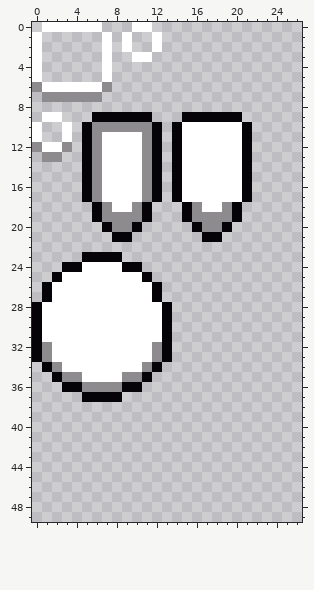
Pixel-art file -- assets/art/ui/ui.aseprite. This is how it looked before the edit.
64x64 pixels, 1 frame. Shown: x 0..26, y 0..49.
And afterwards:
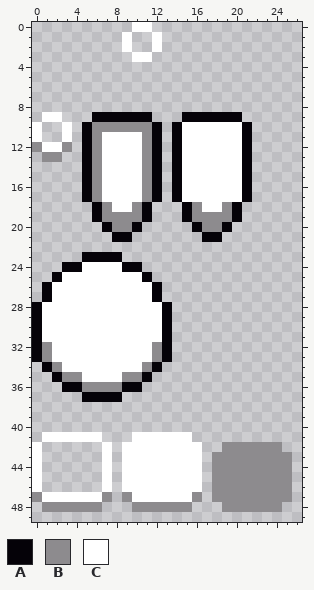
Palette (. is transparent): A #050208  B #8d8b8e  C #ffffff
What changed:
Layer "button":
Colour B is added in row 42 at x 19 to 24; in rows 43 to 46 at x 18 to 25; in row 47 at x 0, 7, 9, 16 and 18 to 25; in row 48 at x 1 to 6, 10 to 15 and 19 to 24.
Colour C is added in row 41 at x 1 to 6 and 10 to 15; in rows 42 to 46 at x 0, 7 and 9 to 16; in row 47 at x 1 to 6 and 10 to 15.
Colour B is removed in row 6 at x 0 and 7; in row 7 at x 1 to 6.
Colour C is removed in row 0 at x 1 to 6; in rows 1 to 5 at x 0 and 7; in row 6 at x 1 to 6.
Where, in picture pixels (left, top, right, bottom), the same in both pictures:
erased: (32, 22, 112, 102)
added: (32, 432, 292, 512)
